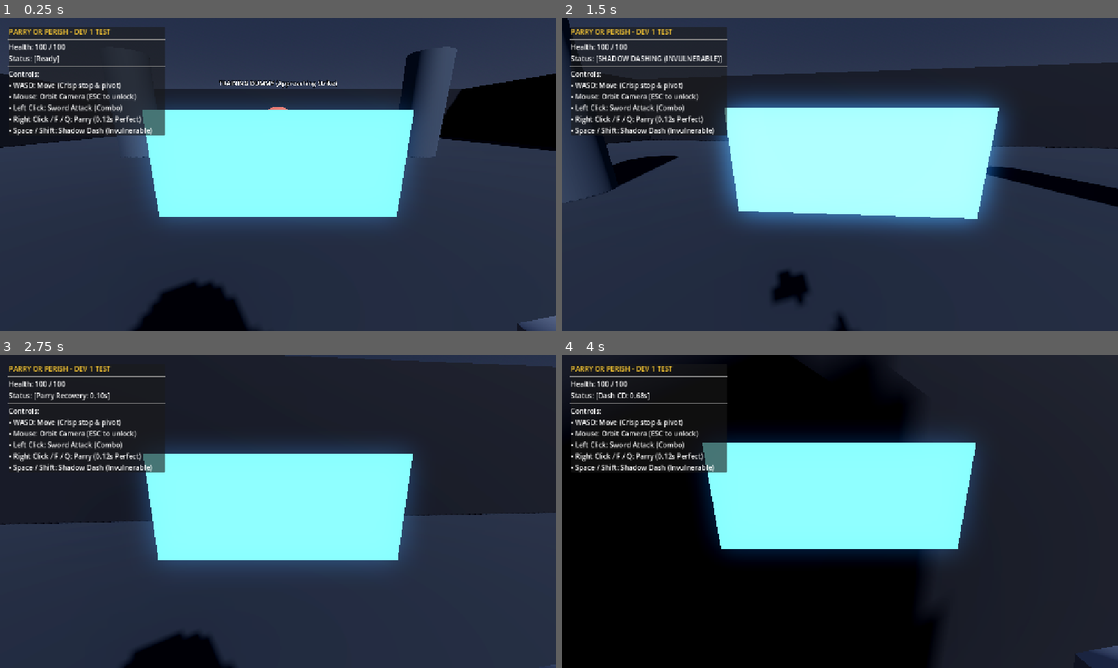
Above: before the commit, frames 1-4 (two rows, left to right).
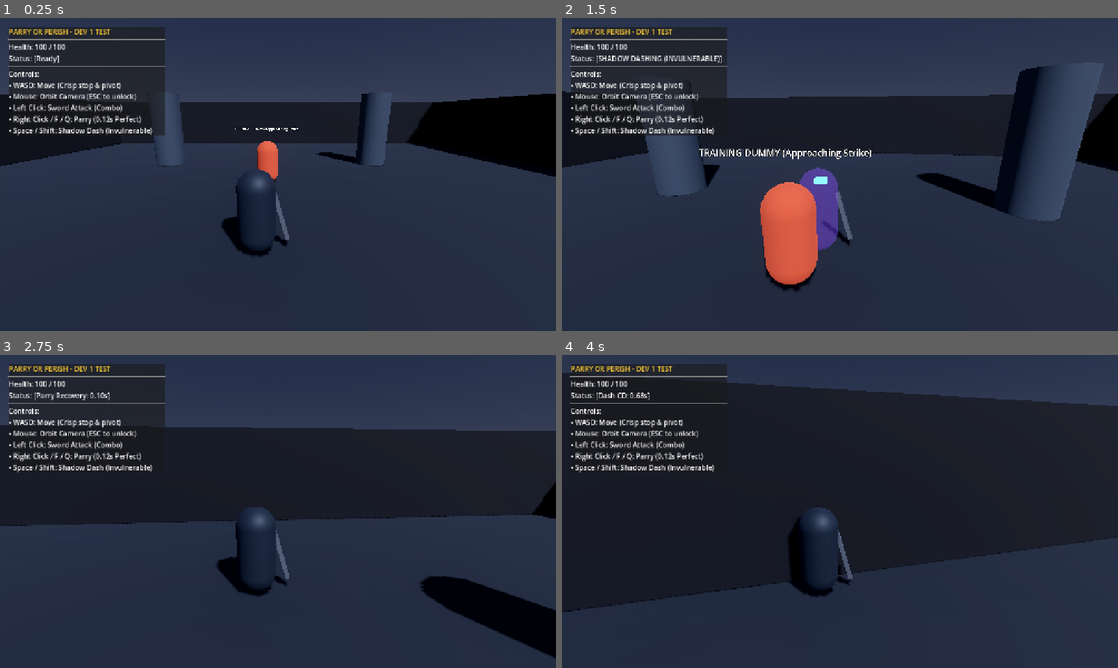
Above: after the commit, the same moments.

Repository: Mahmood-Azam/Parry
Game: Godot game, scene res://scenes/test/dev1_player_test.tscn
The game is run twice, just before and just after one commit, with the same random seed, the same clock (stepped at 60 frames per second) and the same inputs.
Inputs (mouse positions are in pixels of both pictures, inside the frame that each line leads up to):
- Up to frame 1 (0.25 s): no input
- Up to frame 2 (1.5 s): tap Enter at 0.5 s; move the mouse to (867, 174) at 0.52 s; press the mouse at (867, 174) at 0.53 s; hold W (move_forward) from 0.53 s (still down); move the mouse to (812, 174) at 1.27 s; release the mouse at (812, 174) at 1.28 s; tap Space (dash) at 1.35 s
- Up to frame 3 (2.75 s): keep holding W (move_forward); move the mouse to (289, 505) at 2.02 s; hold Right mouse button (parry) from 2.03 s (still down)
- Up to frame 4 (4 s): keep holding W (move_forward); move the mouse to (834, 517) at 2.77 s; release Right mouse button (parry) at 2.78 s; click (834, 517) at 2.85 s; move the mouse to (878, 514) at 3.52 s; hold Space (dash) from 3.53 s (still down)

The runs differ from the first frame. In frame 1, 28% of the frame differs, in the area x 0-100%, y 9-100%; in frame 2, 37%; in frame 3, 41%; in frame 4, 71%, in the area x 0-100%, y 0-100%.

Commit message:
fix(dev1): fix third-person camera distance, over-the-shoulder framing, and zoom controls

Diff:
--- a/scenes/player/player.tscn
+++ b/scenes/player/player.tscn
@@ -241,6 +241,9 @@
 &"parry_stance": SubResource("Animation_parry")
 }
 
+[sub_resource type="SphereShape3D" id="SphereShape3D_arm"]
+radius = 0.2
+
 [node name="Player" type="CharacterBody3D" groups=["player"]]
 collision_layer = 2
 collision_mask = 1
@@ -305,14 +308,16 @@
 }
 
 [node name="CameraPivot" type="Node3D" parent="."]
-transform = Transform3D(1, 0, 0, 0, 1, 0, 0, 0, 1, 0, 1.5, 0)
+transform = Transform3D(1, 0, 0, 0, 1, 0, 0, 0, 1, 0.45, 1.7, 0)
 
 [node name="SpringArm3D" type="SpringArm3D" parent="CameraPivot"]
 transform = Transform3D(1, 0, 0, 0, 0.965926, 0.258819, 0, -0.258819, 0.965926, 0, 0, 0)
 collision_mask = 1
-spring_length = 3.5
+shape = SubResource("SphereShape3D_arm")
+spring_length = 4.5
 margin = 0.2
 
 [node name="Camera3D" type="Camera3D" parent="CameraPivot/SpringArm3D"]
+transform = Transform3D(1, 0, 0, 0, 1, 0, 0, 0, 1, 0, 0, 4.5)
 current = true
-fov = 75.0
+fov = 70.0
--- a/scripts/player/player.gd
+++ b/scripts/player/player.gd
@@ -49,8 +49,9 @@
 # --- Camera & Look Configuration ---
 @export_group("Camera")
 @export var mouse_sensitivity: float = 0.0025
-@export var min_pitch: float = -75.0
-@export var max_pitch: float = 55.0
+@export var camera_distance: float = 4.5             ## Third-person camera distance behind player.
+@export var min_pitch: float = -65.0                 ## Maximum look down angle in degrees.
+@export var max_pitch: float = 45.0                  ## Maximum look up angle in degrees.
 
 # --- Node References ---
 @onready var visual_root: Node3D = $Visuals
@@ -88,7 +89,6 @@
 
 # Camera screen shake
 var camera_trauma: float = 0.0
-var _initial_cam_pos: Vector3 = Vector3.ZERO
 
 # Visual feedback
 var _original_material: StandardMaterial3D
@@ -102,8 +102,8 @@
 	# Setup mouse capture
 	Input.set_mouse_mode(Input.MOUSE_MODE_CAPTURED)
 
-	if camera:
-		_initial_cam_pos = camera.position
+	if spring_arm:
+		spring_arm.spring_length = camera_distance
 
 	if parry_aura:
 		parry_aura.visible = false
@@ -137,6 +137,15 @@
 	# Camera rotation
 	if event is InputEventMouseMotion and Input.get_mouse_mode() == Input.MOUSE_MODE_CAPTURED:
 		_handle_camera_rotation(event.relative)
+	elif event is InputEventMouseButton and event.pressed:
+		if event.button_index == MOUSE_BUTTON_WHEEL_UP:
+			camera_distance = clamp(camera_distance - 0.35, 2.2, 7.0)
+			if spring_arm:
+				spring_arm.spring_length = camera_distance
+		elif event.button_index == MOUSE_BUTTON_WHEEL_DOWN:
+			camera_distance = clamp(camera_distance + 0.35, 2.2, 7.0)
+			if spring_arm:
+				spring_arm.spring_length = camera_distance
 
 	# Action inputs
 	if event.is_action_pressed("parry"):
@@ -252,14 +261,12 @@
 		return
 	if camera_trauma > 0.0:
 		camera_trauma = max(0.0, camera_trauma - delta * 3.5)
-		var shake := camera_trauma * camera_trauma * 0.16
-		camera.position = _initial_cam_pos + Vector3(
-			randf_range(-shake, shake),
-			randf_range(-shake, shake),
-			0.0
-		)
-	else:
-		camera.position = _initial_cam_pos
+		var shake := camera_trauma * camera_trauma * 0.18
+		camera.h_offset = randf_range(-shake, shake)
+		camera.v_offset = randf_range(-shake, shake)
+	else:
+		camera.h_offset = 0.0
+		camera.v_offset = 0.0
 
 
 # --- Attack Combo Mechanics ---
Not shown: 1 places in scenes/player/player.tscn that only renumber resources
